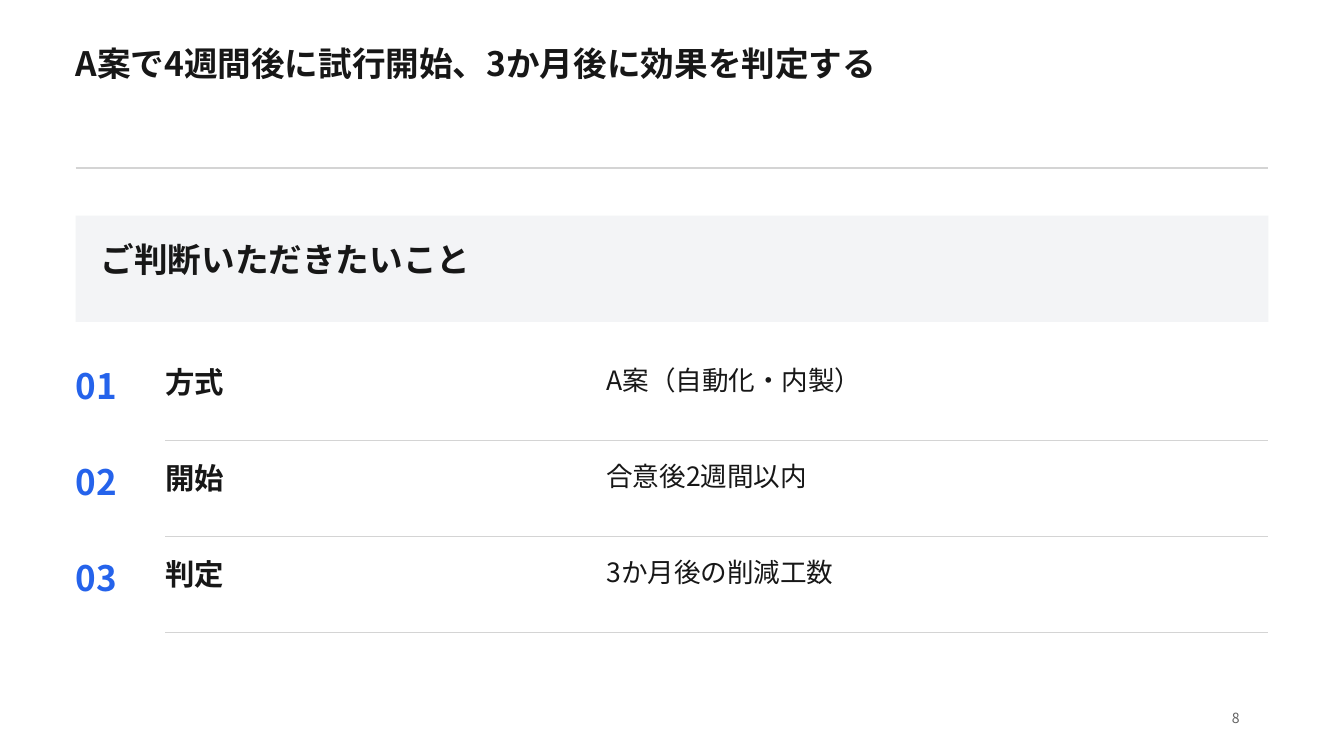
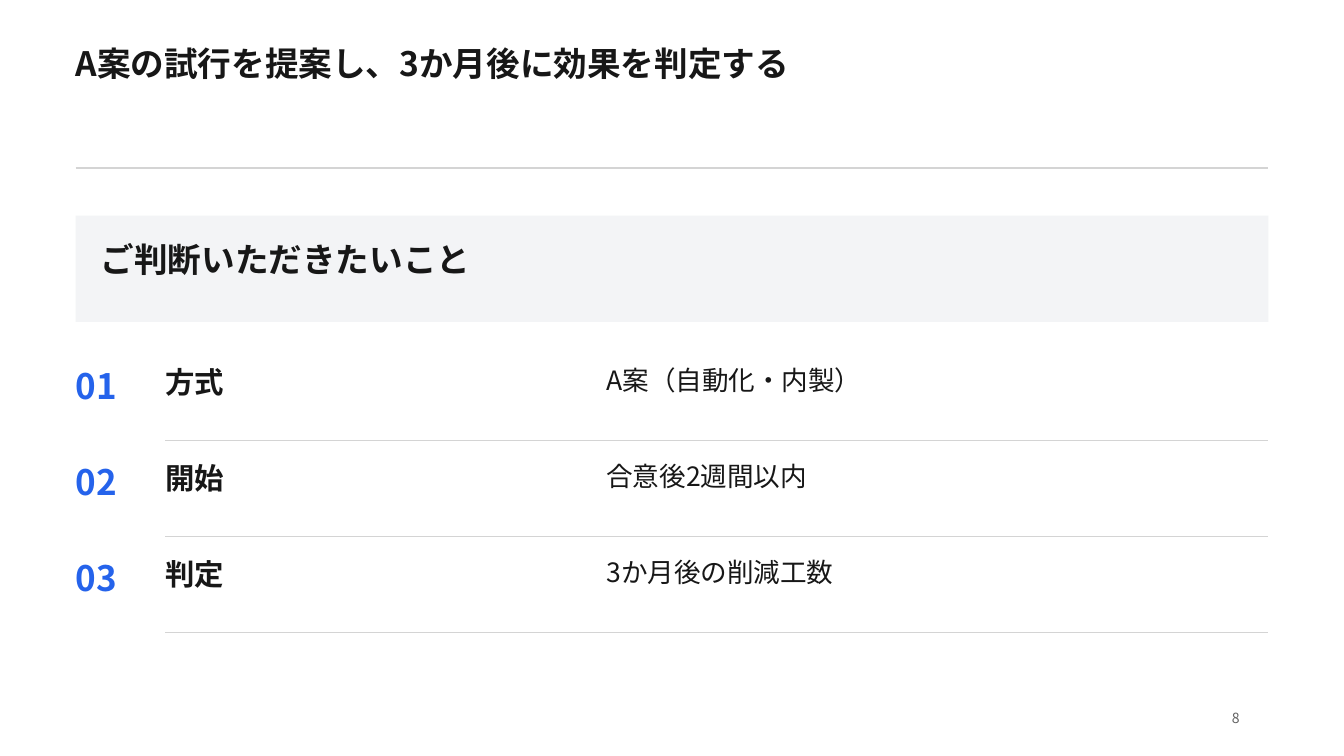
Before and after one commit to Skyjoy0512/Memora-iOS, a slide deck: slide 8 of docs/presentation-integration/scenarios/B/B.pptx. Drawn at 1344x756 pixels with LibreOffice and Linux fonts; fonts in the diff are those of the drawing. Boxes give left, top, right and bottom in pixels: in the first picture for what was removed or moved away, otherwise in the second. Text is boxed around its words. In the diff, an @@ line names an element or a change of style, - is before the commit and + after.

```diff
--- a/docs/presentation-integration/scenarios/B/B.pptx
+++ b/docs/presentation-integration/scenarios/B/B.pptx
@@ text at (x1=76, y1=47, x2=789, y2=79): text changed @@
-A案で4週間後に試行開始、3か月後に効果を判定する
+A案の試行を提案し、3か月後に効果を判定する
```
Also in this commit, not shown: 3 other slides changed, 47 other files.
